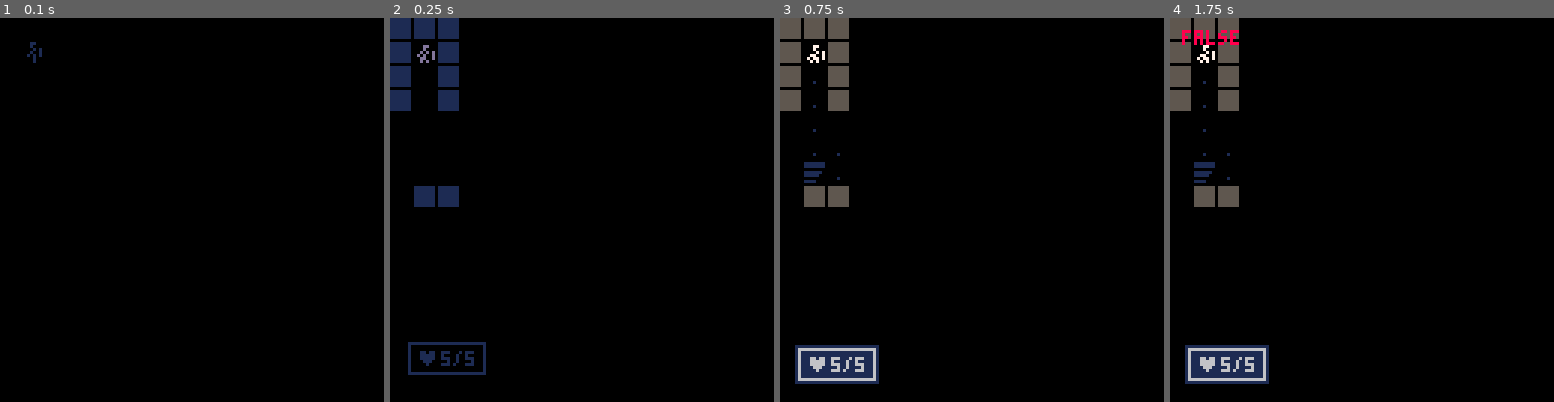
Above: before the commit, frames 1-4 (left to right).
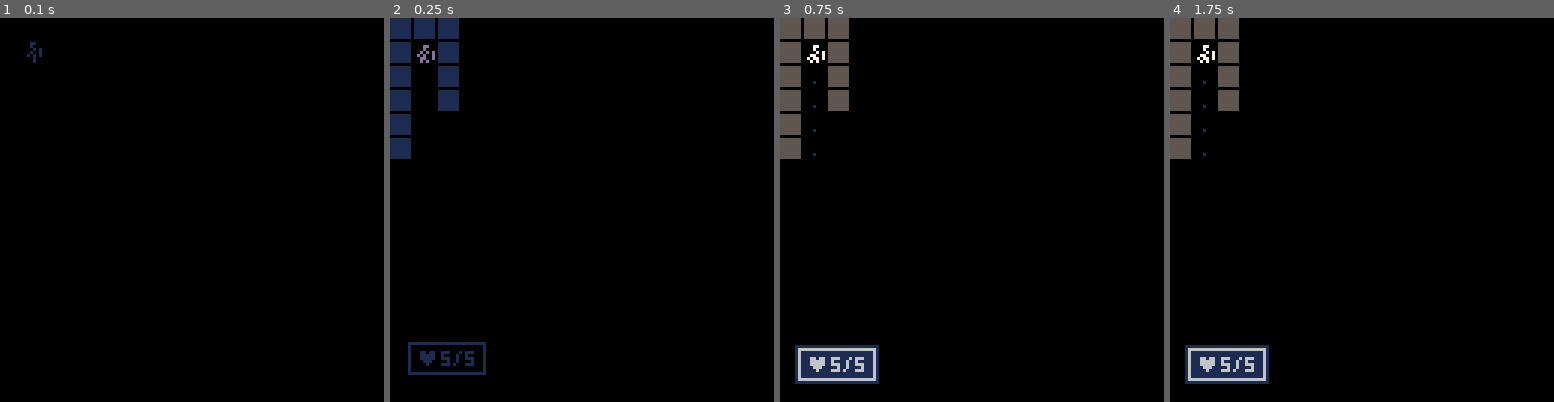
Above: after the commit, the same moments.

Repository: Aeklad/pico8
Game: PICO-8 cartridge rogue.p8
Same seed, same stepped clock (60 frames per second), same inputs: the game is played once before the commit and once after it.
Inputs:
- Up to frame 1 (0.1 s): no input
- Up to frame 2 (0.25 s): no input
- Up to frame 3 (0.75 s): tap X (X key) at 0.33 s; tap O (Z key) at 0.7 s
- Up to frame 4 (1.75 s): tap X (X key) at 1.07 s; hold Right from 1.6 s (still down); tap O (Z key) at 1.7 s

Frame 1 is identical in both runs. In frame 2, 1.2% of the frame differs, in the area x 0-18%, y 25-50%; in frame 3, 1.4%; in frame 4, 1.7%, in the area x 0-18%, y 3-50%.

Commit message:
tweaks and tokens

Diff:
--- a/rogue.p8
+++ b/rogue.p8
@@ -4,12 +4,12 @@
 function _init()
  t=0
  dpal={0,1,1,2,1,13,6,4,4,9,3,13,1,13,14}
- p_ani={240,241,242,243}
  dirx={-1,1,0,0,1,1,-1,-1}
  diry={0,0,-1,1,-1,1,1,-1}
  mob_ani={240,192}
  mob_atk={1,1}
  mob_hp={5,2}
+ mob_los={4,4}
  debug={}
  startgame()
 end
@@ -80,7 +80,7 @@
 
  dobuttbuff()
  p_t=min(p_t+.125,1)
- p_mob.mov(p_mob,p_t)
+ p_mob:mov()
 
  if p_t==1 then
   _upd=update_game
@@ -95,7 +95,7 @@
  p_t=min(p_t+.125,1)
  for m in all(mob) do
   if m!=p_mob and m.mov then
-   m.mov(m,p_t)
+   m:mov()
   end
  end
 
@@ -152,12 +152,9 @@
   end
  end
 
- for m in all(mob) do
-  if m!=p_mob then
-   drawmob(m)
-  end
- end
- drawmob(p_mob)
+ for i=#mob,1,-1 do
+  drawmob(mob[i])
+ end
 
  for x=0,15 do
   for y=0,15 do
@@ -217,7 +214,7 @@
  local p,kmax,col,k=flr(mid(0,fadeperc,1)*100)
  for j=1,15 do
   col=j
-  kmax=flr((p+(j*1.46))/22)
+  kmax=flr((p+j*1.46)/22)
   for k=1,kmax do
    col=dpal[col]
   end
@@ -281,13 +278,13 @@
   _upd=update_pturn
 
   local mob=getmob(destx,desty)
-  if mob==false then
+  if mob then
+   sfx(58)
+   hitmob(p_mob,mob)
+  else
    if fget(tle,1) then
     trig_bump(tle,destx,desty)
    end
-  else
-   sfx(58)
-   hitmob(p_mob,mob)
   end
  end
  unfog()
@@ -327,14 +324,20 @@
 end
 
 function iswalkable(x,y,mode)
- if mode== nil then mode="" end
+ --turniary formula-- x(variable)=cond(true/false) and
+ local mode = mode or ""
+ -- if mode== nil then mode="" end
  if inbounds(x,y) then
   local tle=mget(x,y)
-  if fget(tle,0)==false then
-   if mode=="checkmobs" then
-    return getmob(x,y)==false
+  if mode=="sight" then
+   return not fget(tle,2)
+  else
+   if not fget(tle,0) then
+    if mode=="checkmobs" then
+     return not getmob(x,y)
+    end
+    return true
    end
-   return true
   end
  end
  return false
@@ -372,30 +375,25 @@
  local frst,sx,sy,dx,dy=true
  if dist(x1,y1,x2,y2)== 1 then return true end
  if x1<x2 then
-  sx=1
-  dx=x2-x1
+  sx,dx=1,x2-x1
  else
-  sx=-1
-  dx=x1-x2
+  sx,dx=-1,x1-x2
  end
  if y1<y2 then
-  sy=1
-  dy=y2-y1
+  sy,dy=1,y2-y1
  else
-  sy=-1
-  dy=y1-y2
- end
- local err, e2 = dx-dy, nil
+  sy,dy=-1,y1-y2
+ end
+ local err,e2=dx-dy
  while not(x1==x2 and y1==y2) do
   if not frst and iswalkable(x1,y1,"sight")==false then return false end
-  frst=false
-  e2=err+err
+  e2,frst=err+err,false
   if e2>-dy then
-   err=err-dy
+   err-=dy
    x1=x1+sx
   end
   if e2<dx then
-   err=err+dx
+   err+=dx
    y1=y1+sy
   end
  end
@@ -403,10 +401,23 @@
 end
 
 function unfog()
+ local px,py=p_mob.x,p_mob.y
  for x=0,15 do
   for y=0,15 do
-   if los(p_mob.x,p_mob.y,x,y) then
-    fog[x][y]=0
+   if fog[x][y]==1 and dist(px,py,x,y)<= p_mob.los and los(px,py,x,y) then
+    unfogtile(x,y)
+   end
+  end
+ end
+end
+
+function unfogtile(x,y)
+ fog[x][y]=0
+ if iswalkable(x,y,"sight") then
+  for i=1,4 do
+   local tx,ty=x+dirx[i],y+diry[i]
+   if inbounds(tx,ty) and not iswalkable(tx,ty,"checkmobs") then
+    fog[tx][ty]=0
    end
   end
  end
@@ -444,7 +455,7 @@
   clip()
 
 
-  if w.dur!=nil then
+  if w.dur then
    w.dur-=1
    if w.dur<=0 then
     local dif=wh/4
@@ -514,6 +525,7 @@
   hp=mob_hp[typ],
   hpmax=mob_hp[typ],
   atk=mob_atk[typ],
+  los=mob_los[typ],
   task=ai_wait
  }
  for i=0,3 do
@@ -539,35 +551,38 @@
    mb.mov=mov_bump
 end
 function mobflip(mb,dx)
-
- if dx<0 then
-   mb.flp=true
- elseif dx>0 then
-   mb.flp=false
- end
-end
-
-function mov_walk(mob,at)
- mob.ox=mob.sox*(1-at)
- mob.oy=mob.oy*(1-at)
-end
-
-function mov_bump(mob,at)
- local tme=at
- if at>0.5 then
-  tme=1-at
- end
- mob.ox=mob.sox*tme
- mob.oy=mob.soy*tme
+ mb.flp=dx==0 and mb.flp or dx<0
+-- turniary statement in place of if statements
+-- if dx<0 then
+--   mb.flp=true
+-- elseif dx>0 then
+--   mb.flp=false
+-- end
+end
+
+function mov_walk(self)
+ local tme=1-p_t
+ self.ox=self.sox*tme
+ self.oy=self.oy*tme
+end
+
+function mov_bump(self)
+ local tme=p_t>0.5 and 1-p_t or p_t
+-- another turniary replacing if statements
+-- local tme=p_t
+-- if p_t>0.5 then
+--  tme=1-p_t
+-- end
+ self.ox=self.sox*tme
+ self.oy=self.soy*tme
 end
 
 function doai()
  local moving=false
  for m in all(mob) do
   if m!=p_mob then
-   debug[1]=los(m.x,m.y,p_mob.x,p_mob.y)
    m.mov=nil
-   moving=m.task(m)
+   moving=m.task(m) or moving
   end
  end
  if moving then
@@ -577,7 +592,7 @@
 end
 
 function ai_wait(m)
- if los(m.x,m.y,p_mob.x,p_mob.y) then
+ if cansee(m,p_mob) then
   --agrro
   m.task=ai_attac
   addfloat("!",m.x*8+2,m.y*8,10)
@@ -589,7 +604,7 @@
 
 function ai_attac(m)
  if dist(m.x,m.y,p_mob.x,p_mob.y)==1 then
-  --attack player
+  --p_ttack player
   dx,dy=p_mob.x-m.x,p_mob.y-m.y
   mobbump(m,dx,dy)
   hitmob(m,p_mob)
@@ -597,7 +612,7 @@
   return true
  else
   --move toward player
- if los(m.x,m.y,p_mob.x,p_mob.y) then
+ if cansee(m,p_mob) then
   m.tx,m.ty=p_mob.x,p_mob.y
  end
  if m.x==m.tx and m.y==m.ty then
@@ -624,6 +639,10 @@
  return false
 end
 
+function cansee(m1,m2)
+ return dist(m1.x,m1.y,m2.x,m2.y)<=m1.los and los(m1.x,m1.y,m2.x,m2.y)
+end
+
 __gfx__
 00000000000000005555555000000000000000000000000044444000000000004400044000000000000000001111111000444000444444404444000011111110
 00000000000000005555555000000000000000000000000004444400000000000444440011111100000000001000001044444440404040400000000011111110
@@ -883,7 +902,7 @@
 
 
 __gff__
-0000010000000303030103010303020000000000000000000000000000000000000000000000000000000000000000000000000000000000000000000000000000000000000000000000000000000000000000000000000000000000000000000000000000000000000000000000000000000000000000000000000000000000
+0000050000000303030103010307020000000000000000000000000000000000000000000000000000000000000000000000000000000000000000000000000000000000000000000000000000000000000000000000000000000000000000000000000000000000000000000000000000000000000000000000000000000000
 0000000000000000000000000000000000000000000000000000000000000000000000000000000000000000000000000000000000000000000000000000000000000000000000000000000000000000000000000000000000000000000000000000000000000000000000000000000000000000000000000000000000000000
 __map__
 0202020202020202020202020202020200000000000000000000000000000000000000000000000000000000000000000000000000000000000000000000000000000000000000000000000000000000000000000000000000000000000000000000000000000000000000000000000000000000000000000000000000000000
@@ -891,13 +910,13 @@
 02010201010601020a0101010201010200000000000000000000000000000000000000000000000000000000000000000000000000000000000000000000000000000000000000000000000000000000000000000000000000000000000000000000000000000000000000000000000000000000000000000000000000000000
 02010201010101020101020d020d020200000000000000000000000000000000000000000000000000000000000000000000000000000000000000000000000000000000000000000000000000000000000000000000000000000000000000000000000000000000000000000000000000000000000000000000000000000000
 0201010101010102c00202010201010200000000000000000000000000000000000000000000000000000000000000000000000000000000000000000000000000000000000000000000000000000000000000000000000000000000000000000000000000000000000000000000000000000000000000000000000000000000
-0201010101010102010201010201060200000000000000000000000000000000000000000000000000000000000000000000000000000000000000000000000000000000000000000000000000000000000000000000000000000000000000000000000000000000000000000000000000000000000000000000000000000000
-020f010101010101010201010101010200000000000000000000000000000000000000000000000000000000000000000000000000000000000000000000000000000000000000000000000000000000000000000000000000000000000000000000000000000000000000000000000000000000000000000000000000000000
+0201010101010102020202020202060200000000000000000000000000000000000000000000000000000000000000000000000000000000000000000000000000000000000000000000000000000000000000000000000000000000000000000000000000000000000000000000000000000000000000000000000000000000
+020f010101010101010101010101c00200000000000000000000000000000000000000000000000000000000000000000000000000000000000000000000000000000000000000000000000000000000000000000000000000000000000000000000000000000000000000000000000000000000000000000000000000000000
 020202020d020d0202020202020d020200000000000000000000000000000000000000000000000000000000000000000000000000000000000000000000000000000000000000000000000000000000000000000000000000000000000000000000000000000000000000000000000000000000000000000000000000000000
-0201010d01010101020101010101010200000000000000000000000000000000000000000000000000000000000000000000000000000000000000000000000000000000000000000000000000000000000000000000000000000000000000000000000000000000000000000000000000000000000000000000000000000000
+02c0010d01010101020101010101010200000000000000000000000000000000000000000000000000000000000000000000000000000000000000000000000000000000000000000000000000000000000000000000000000000000000000000000000000000000000000000000000000000000000000000000000000000000
 0201010201010101020107070701010200000000000000000000000000000000000000000000000000000000000000000000000000000000000000000000000000000000000000000000000000000000000000000000000000000000000000000000000000000000000000000000000000000000000000000000000000000000
-020c010201010601020801010101070200000000000000000000000000000000000000000000000000000000000000000000000000000000000000000000000000000000000000000000000000000000000000000000000000000000000000000000000000000000000000000000000000000000000000000000000000000000
-0201010201010101020101010801070200000000000000000000000000000000000000000000000000000000000000000000000000000000000000000000000000000000000000000000000000000000000000000000000000000000000000000000000000000000000000000000000000000000000000000000000000000000
+020c010201010601020801c0c001070200000000000000000000000000000000000000000000000000000000000000000000000000000000000000000000000000000000000000000000000000000000000000000000000000000000000000000000000000000000000000000000000000000000000000000000000000000000
+0201010201010101020101c008c0070200000000000000000000000000000000000000000000000000000000000000000000000000000000000000000000000000000000000000000000000000000000000000000000000000000000000000000000000000000000000000000000000000000000000000000000000000000000
 0201010d010101010d0101080807080200000000000000000000000000000000000000000000000000000000000000000000000000000000000000000000000000000000000000000000000000000000000000000000000000000000000000000000000000000000000000000000000000000000000000000000000000000000
 0202020202020202020202020202020200000000000000000000000000000000000000000000000000000000000000000000000000000000000000000000000000000000000000000000000000000000000000000000000000000000000000000000000000000000000000000000000000000000000000000000000000000000
 
